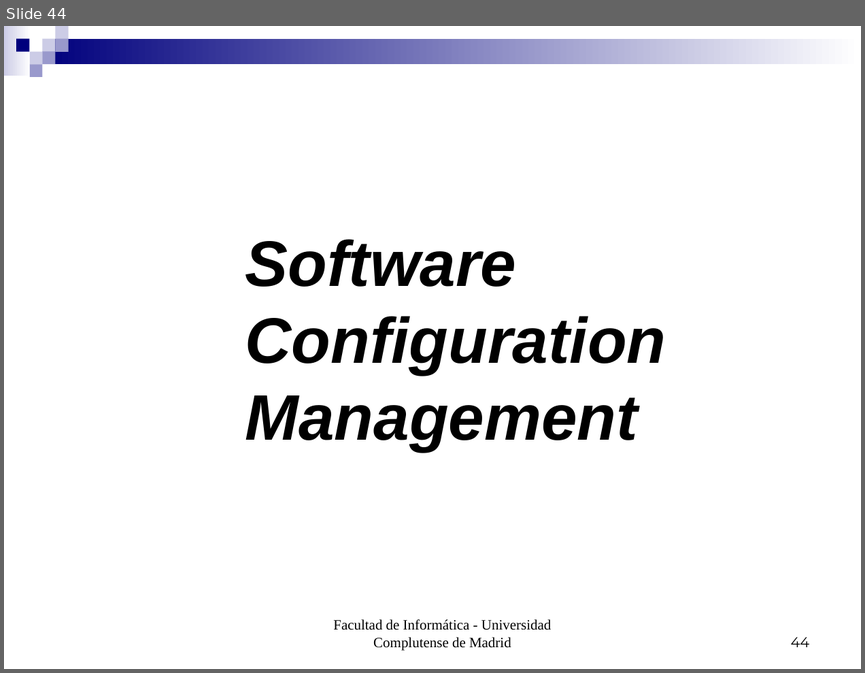
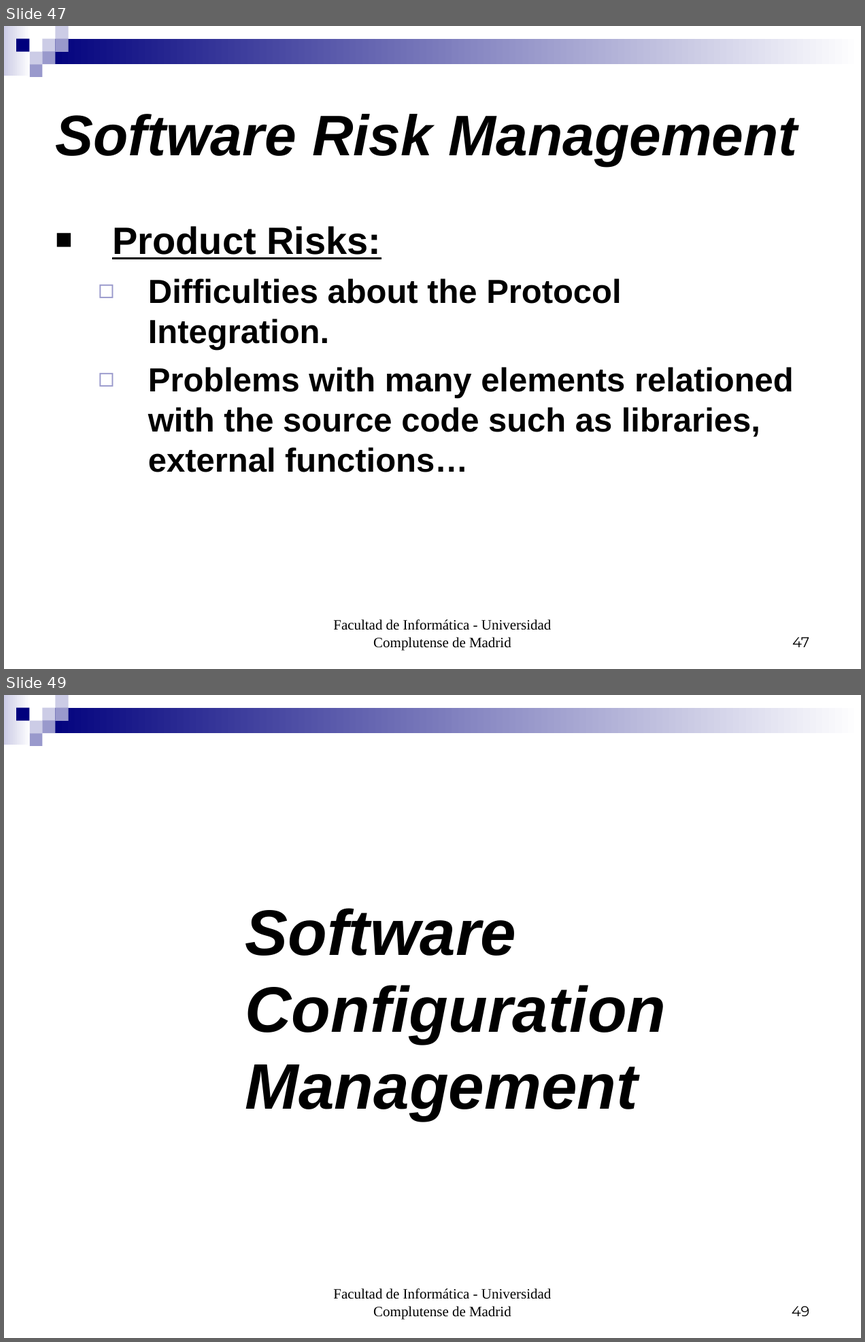
Before and after one commit to munsuri/egorilla, a slide deck: doc/PresentacionIS.ppt. Shown one above the other, each under a label of ours: slide 44 before the commit, slides 47 and 49 after it; the slides between them are not shown. The pictures are 865x673 and 865x1342 pixels, drawn with LibreOffice and Linux fonts; fonts in the diff are those of the drawing. Boxes give left, top, right and bottom in pixels: in the first picture for what was removed or moved away, otherwise in the second. Text is boxed around its words. In the diff, an @@ line names an element or a change of style, - is before the commit and + after.

```diff
--- a/doc/PresentacionIS.ppt
+++ b/doc/PresentacionIS.ppt
@@ slide 47 added at [4,26,861,669], background #FFFFFF; not listed: 9 template elements that a slide beside it also shows @@
@@ title added at [55,114,798,166], 48 pt, text #000000, bold, italic @@
+Software Risk Management
@@ text added at [112,226,793,472], 28 pt, text #000000, bold @@
+■ Product Risks:
+  ◻ Difficulties about the Protocol Integration.
+  ◻ Problems with many elements relationed with the source code such as libraries, external functions…
@@ text added at [333,619,551,650], 12 pt, text #000000 @@
+Facultad de Informática - Universidad Complutense de Madrid
@@ page number added at [792,637,809,647], 12 pt, text #000000 @@
+47
@@ what was slide 44 is now slide 49 @@
@@ page number at [791,1306,809,1316]: text changed @@
-44
+49
```
Also in this commit, not shown: 1 slide changed, 4 other slides added.
